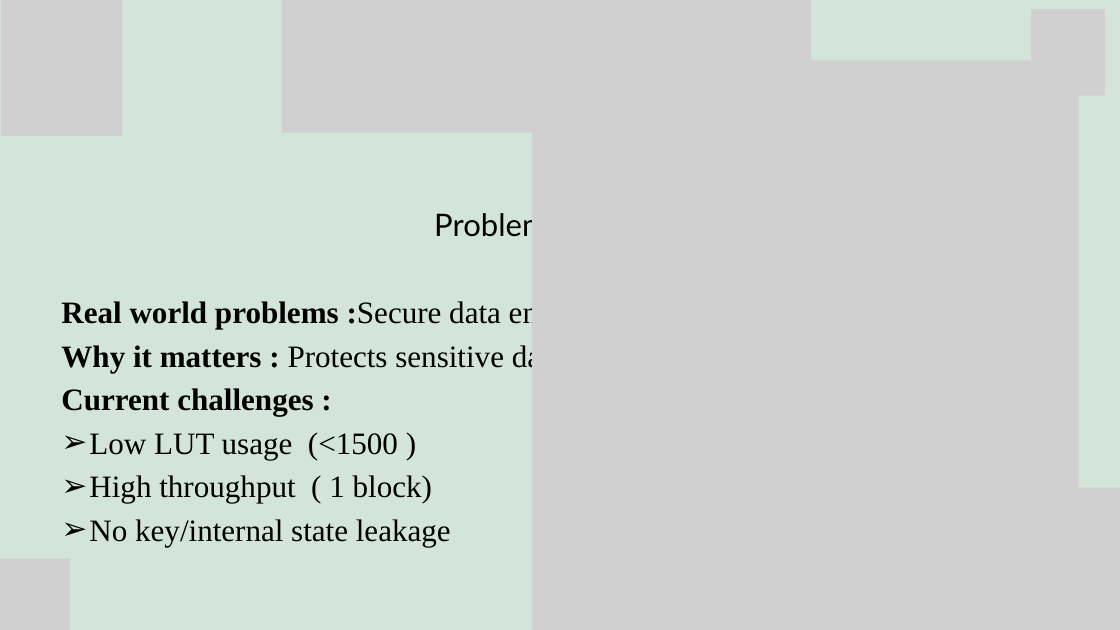
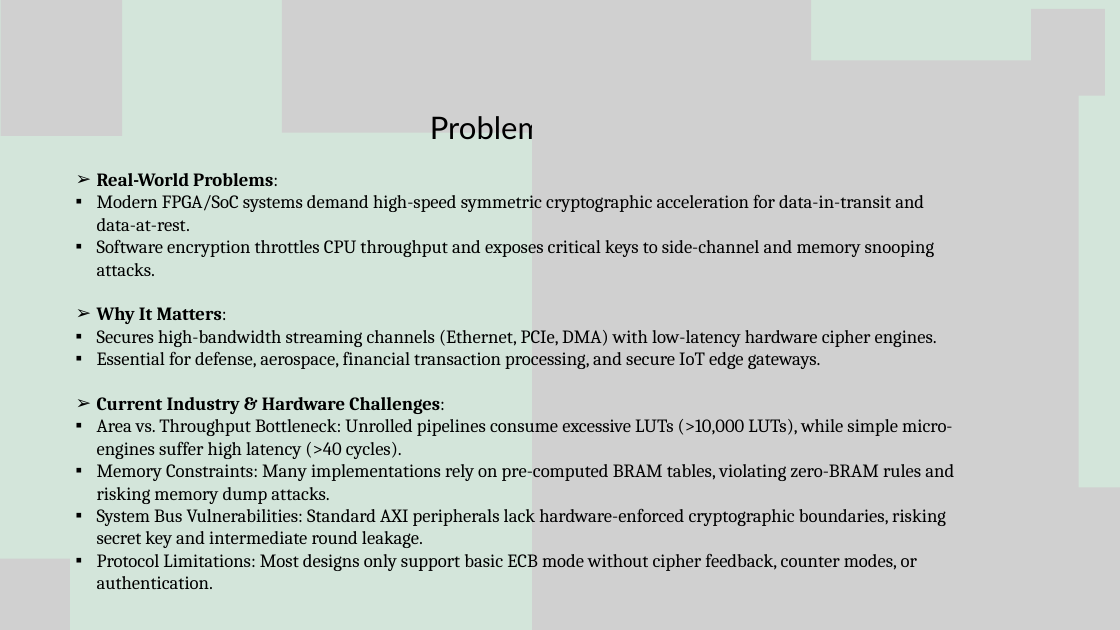
Before and after one commit to SudarsanamR/Veltraxx-26, a slide deck: slide 2 of presentation/RTL REBELS.pptx. Drawn at 1120x630 pixels with LibreOffice and Linux fonts; fonts in the diff are those of the drawing; grey boxes stand for pictures. Boxes give left, top, right and bottom in pixels: in the first picture for what was removed or moved away, otherwise in the second. Text is boxed around its words. In the diff, an @@ line names an element or a change of style, - is before the commit and + after.

```diff
--- a/presentation/RTL REBELS.pptx
+++ b/presentation/RTL REBELS.pptx
@@ text "Problem Statement": place and size @@
-text "Problem Statement" at bbox=[61, 213, 642, 547]
+text "Problem Statement" at bbox=[430, 116, 543, 139]
@@ text added at bbox=[97, 173, 954, 589], 24 pt, text #000000 @@
+➢ Real-World Problems:
+▪ Modern FPGA/SoC systems demand high-speed symmetric cryptographic acceleration for data-in-transit and data-at-rest.
+▪ Software encryption throttles CPU throughput and exposes critical keys to side-channel and memory snooping attacks.
+➢ Why It Matters:
+▪ Secures high-bandwidth streaming channels (Ethernet, PCIe, DMA) with low-latency hardware cipher engines.
+▪ Essential for defense, aerospace, financial transaction processing, and secure IoT edge gateways.
+➢ Current Industry & Hardware Challenges:
+▪ Area vs. Throughput Bottleneck: Unrolled pipelines consume excessive LUTs (>10,000 LUTs), while simple micro-engines suffer high latency (>40 cycles).
+▪ Memory Constraints: Many implementations rely on pre-computed BRAM tables, violating zero-BRAM rules and risking memory dump attacks.
+▪ System Bus Vulnerabilities: Standard AXI peripherals lack hardware-enforced cryptographic boundaries, risking secret key and intermediate round leakage.
+▪ Protocol Limitations: Most designs only support basic ECB mode without cipher feedback, counter modes, or authentication.
@@ text at bbox=[61, 301, 642, 547]: paragraphs removed @@
-Real world problems :Secure data encryption is needed in FPGA/SOC systems
-Why it matters : Protects sensitive data with fast hardware based AES
-Current challenges :
-➢ Low LUT usage (<1500 )
-➢ High throughput ( 1 block)
-➢ No key/internal state leakage
```
Also in this commit, not shown: 5 other slides changed, 1 slide removed, 1 other file.
